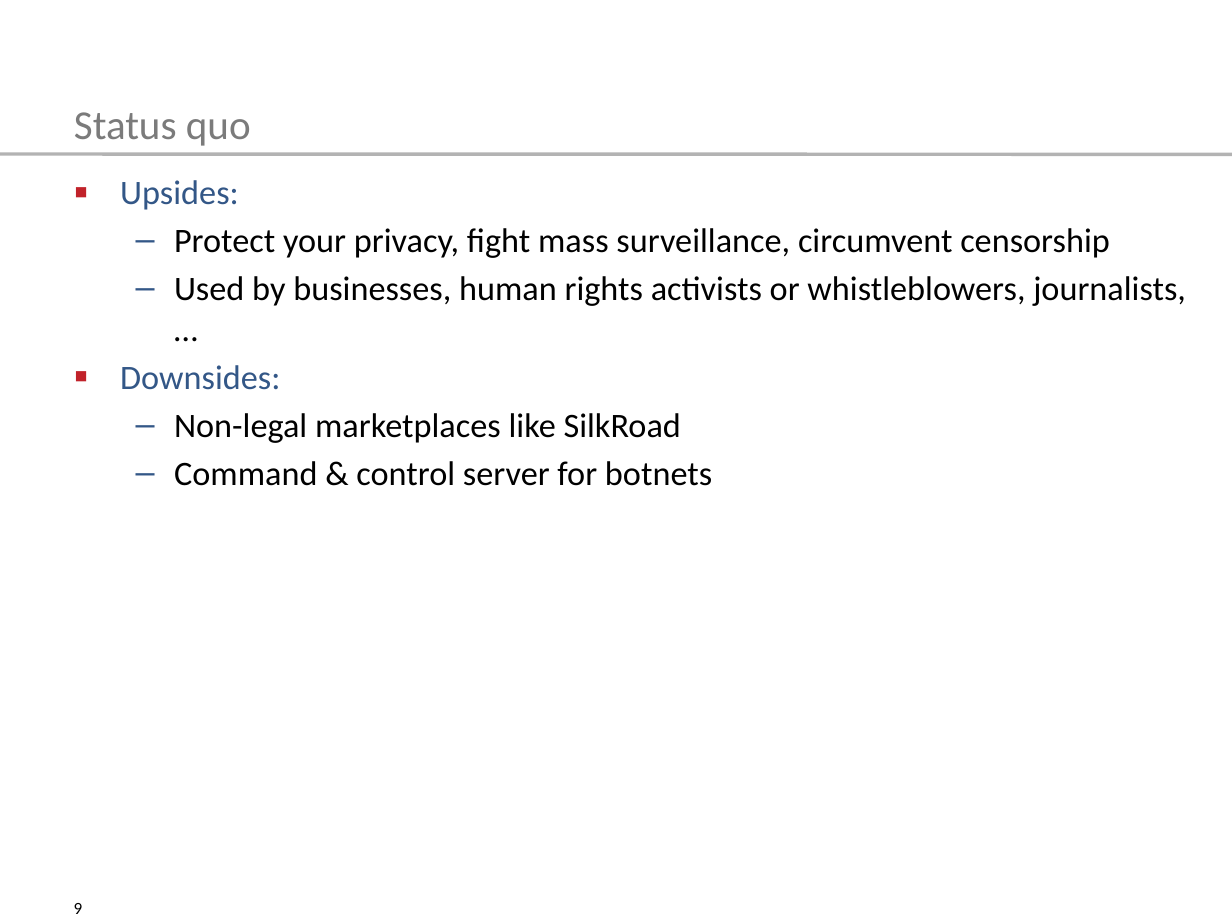
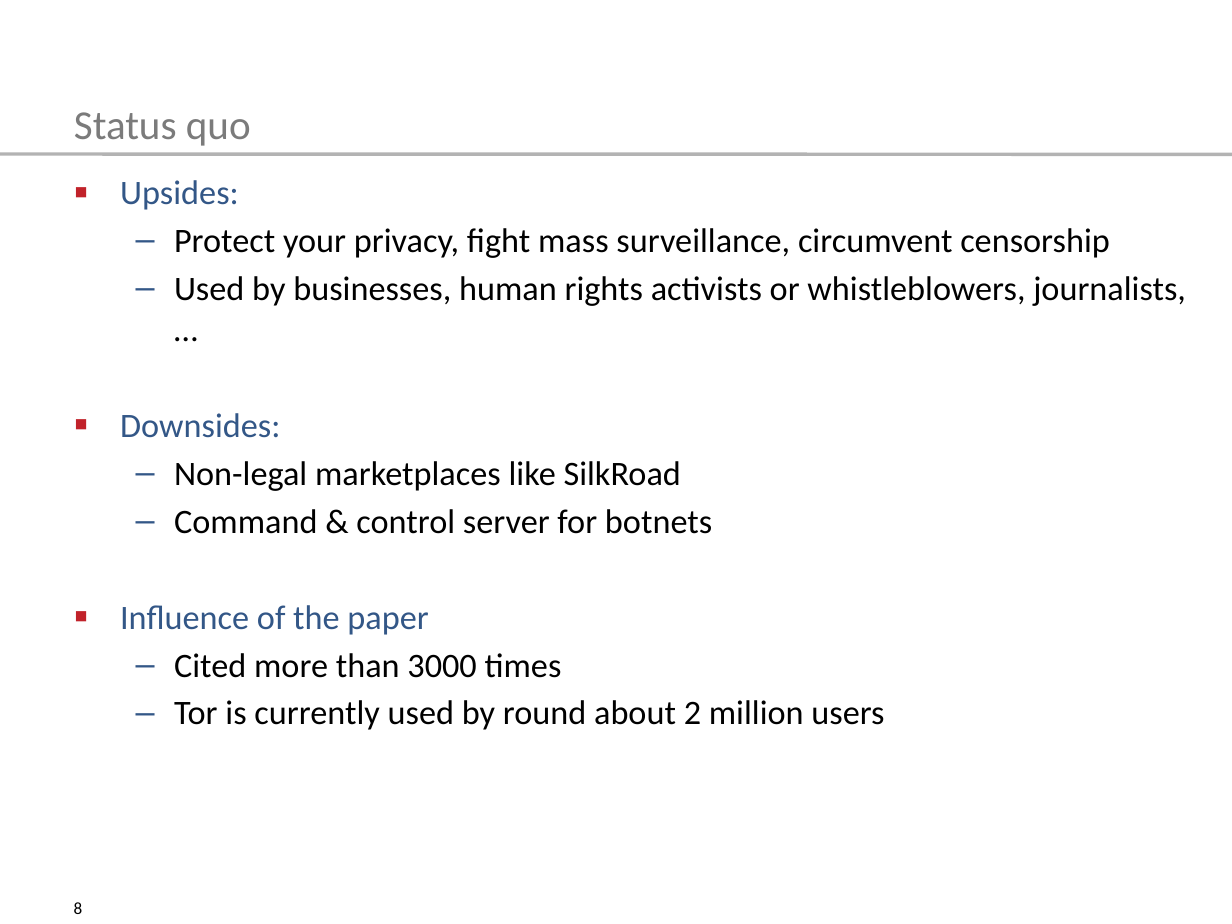
Before and after one commit to tompetersen/ski-tor, a slide deck: slide 8 of presentation/TemplateSlides2016.pptx (slide 9 before the commit). Drawn at 1232x924 pixels with LibreOffice and Linux fonts; fonts in the diff are those of the drawing. Boxes give left, top, right and bottom in pixels: in the first picture for what was removed or moved away, otherwise in the second. Text is boxed around its words. In the diff, an @@ line names an element or a change of style, - is before the commit and + after.

Commit message:
Version 2.2

```diff
--- a/presentation/TemplateSlides2016.pptx
+++ b/presentation/TemplateSlides2016.pptx
@@ text at box(120, 605, 884, 730): paragraphs added @@
+▪ Influence of the paper
+  – Cited more than 3000 times
+  – Tor is currently used by round about 2 million users
@@ page number at box(74, 902, 83, 914): text changed @@
-9
+8
```
